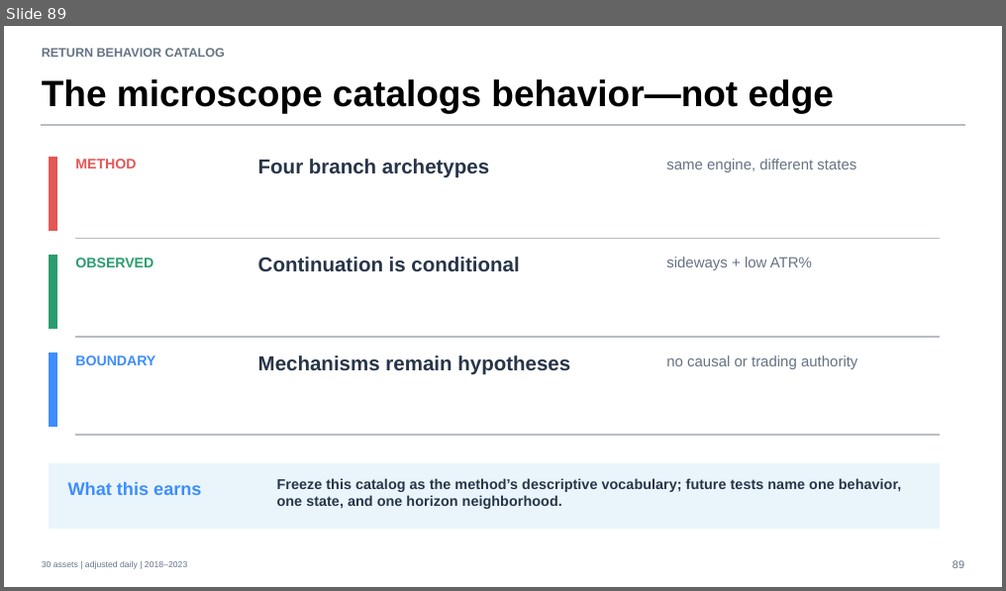
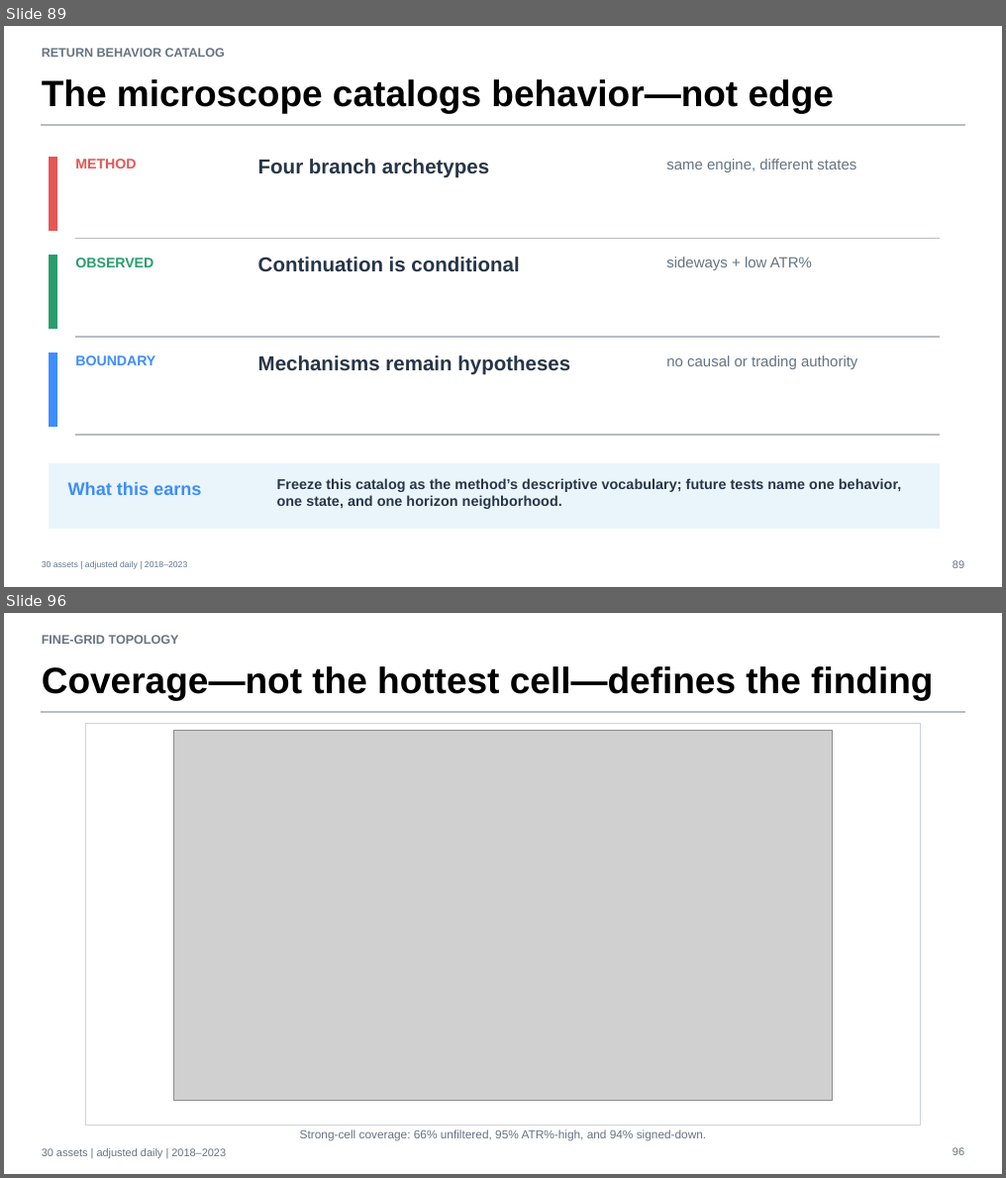
Before and after one commit to Francisc0Franc0/Time-Series-Modeling-Gen5, a slide deck: operator_hypothesis_lab/presentations/tsla_descriptive_microscope_evidence.pptx. Shown one above the other, each under a label of ours: slide 89 before the commit, slides 89 and 96 after it; the slides between them are not shown. The pictures are 1006x591 and 1006x1178 pixels, drawn with LibreOffice and Linux fonts; fonts in the diff are those of the drawing; grey boxes stand for pictures. Boxes give left, top, right and bottom in pixels: in the first picture for what was removed or moved away, otherwise in the second. Text is boxed around its words. In the diff, an @@ line names an element or a change of style, - is before the commit and + after.

Commit message:
Map loss-rebound fine-grid topology

```diff
--- a/operator_hypothesis_lab/presentations/tsla_descriptive_microscope_evidence.pptx
+++ b/operator_hypothesis_lab/presentations/tsla_descriptive_microscope_evidence.pptx
@@ slide 96 added at box(4, 613, 1002, 1174), background #FFFFFF @@
@@ text added at box(42, 635, 179, 644), 12 pt, text #667384, bold @@
+FINE-GRID TOPOLOGY
@@ text added at box(42, 666, 933, 700), 35.2 pt, text #000000, bold @@
+Coverage—not the hottest cell—defines the finding
@@ rectangle added at box(42, 711, 964, 713), fill #B8BCC4, outline #B8BCC4 0 pt @@
@@ rectangle added at box(85, 724, 921, 1125), fill #FFFFFF, outline #CDD3DA 0.75 pt @@
@@ picture added at box(174, 730, 833, 1100) @@
@@ text added at box(300, 1130, 706, 1142), 11.2 pt, text #667384 @@
+Strong-cell coverage: 66% unfiltered, 95% ATR%-high, and 94% signed-down.
@@ text added at box(42, 1149, 226, 1158), 10.5 pt, text #667384 @@
+30 assets | adjusted daily | 2018–2023
@@ text added at box(952, 1148, 964, 1156), 10.5 pt, text #667384 @@
+96
```
Also in this commit, not shown: 7 other slides added, 6 other files.
